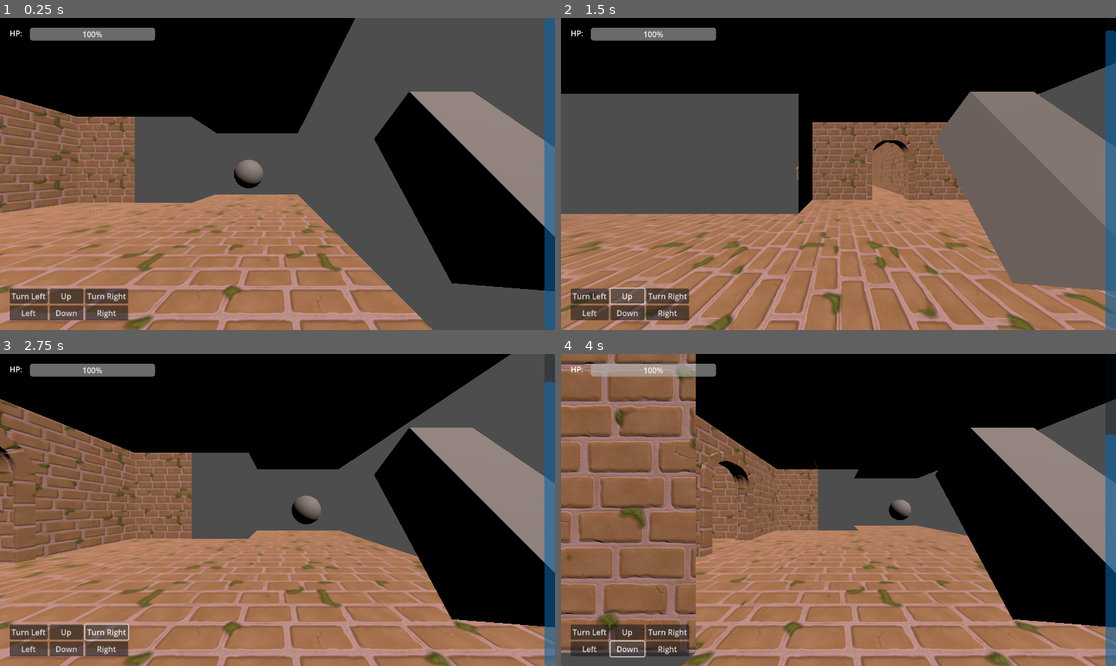
Above: before the commit, frames 1-4 (two rows, left to right).
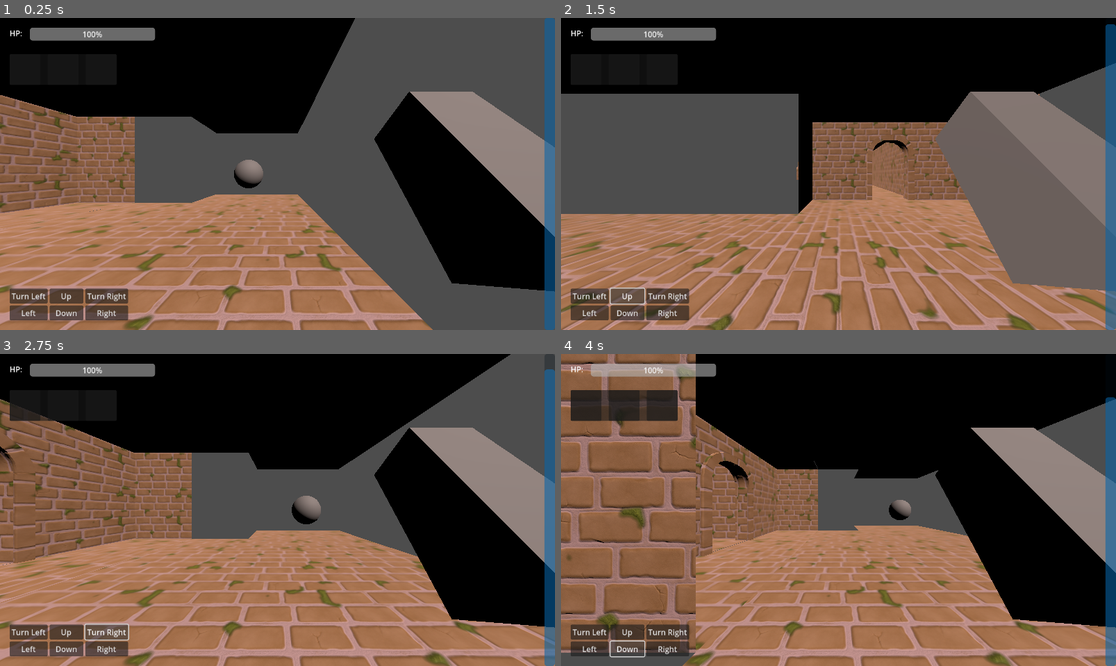
Above: after the commit, the same moments.

Repository: LegandGame/Dungeon-Crawler-Jam-2025
Game: Godot game, scene res://Environment/test_scene.tscn
Two runs of this game, one before a commit and one after it. Both use one fixed random seed, a clock stepped at 60 frames per second and the inputs below.
Inputs:
- Up to frame 1 (0.25 s): no input
- Up to frame 2 (1.5 s): click "Turn Left" at 0.5 s; click "Up" at 1.25 s
- Up to frame 3 (2.75 s): click "Turn Right" at 2 s
- Up to frame 4 (4 s): click "Left" at 2.75 s; click "Down" at 3.5 s

The runs differ from the first frame. In frame 2, less than 0.1% of the frame differs, in the area x 98-100%, y 2-5%; in frame 3, 0.3%; in frame 4, 2.1%, in the area x 1-100%, y 11-27%.

Commit message:
Inventory Setup

Diff:
--- a/Common/Globs.gd
+++ b/Common/Globs.gd
@@ -2,5 +2,5 @@
 
 const TILEWIDTH  : int = 2
 const TIME_REMAINING_MAX: int = 100
-const TIME_REMAINING_LOWER: int = 5
-const TIME_REMAINING_UPPER: int = 15
+const TIME_REMAINING_LOWER: int = 1
+const TIME_REMAINING_UPPER: int = 5
--- /dev/null
+++ b/Entites/Item/save1.tres
@@ -0,0 +1,11 @@
+[gd_resource type="Resource" script_class="ItemData" load_steps=3 format=3 uid="uid://ctrft8bsv62iu"]
+
+[ext_resource type="Script" uid="uid://c4nxppmxu4tok" path="res://UI/Inventory/item_data.gd" id="1_sp6sr"]
+[ext_resource type="Texture2D" uid="uid://rsfw0geh1jje" path="res://Assets/Icons/key_blue.png" id="2_jnsql"]
+
+[resource]
+script = ExtResource("1_sp6sr")
+name = ""
+stackable = false
+texture = ExtResource("2_jnsql")
+metadata/_custom_type_script = "uid://c4nxppmxu4tok"
--- a/Entites/player/player.gd
+++ b/Entites/player/player.gd
@@ -10,6 +10,9 @@
 @onready var hurtBox : Hurtbox = $Hurtbox
 @onready var health : Health = $Health
 @onready var animPlayer : AnimationPlayer = $AnimationPlayer
+
+@export var inventory_data: InventoryData
+
 
 var tween
 var speed : int = 1
--- a/Entites/player/player.tscn
+++ b/Entites/player/player.tscn
@@ -1,11 +1,63 @@
-[gd_scene load_steps=11 format=3 uid="uid://sdyq6qh25kh"]
+[gd_scene load_steps=12 format=3 uid="uid://sdyq6qh25kh"]
 
 [ext_resource type="Script" uid="uid://dgwt86b6f81mk" path="res://Entites/Player/player.gd" id="1_37ufg"]
+[ext_resource type="Resource" uid="uid://ba781d0cwvnab" path="res://UI/Inventory/inventory.tres" id="2_hl2d4"]
 [ext_resource type="Script" uid="uid://c5snw17oe722c" path="res://Common/Health Component/health_component.gd" id="3_37ufg"]
 [ext_resource type="Script" uid="uid://dnf2o5uulaeks" path="res://Common/Hurtbox Component/hurtbox_component.gd" id="3_ty0ra"]
 [ext_resource type="Script" uid="uid://b5u1gexby67pj" path="res://Common/Hitbox Component/hitbox_component.gd" id="4_44cjr"]
 
 [sub_resource type="BoxShape3D" id="BoxShape3D_37ufg"]
+
+[sub_resource type="Animation" id="Animation_44cjr"]
+length = 0.001
+tracks/0/type = "value"
+tracks/0/imported = false
+tracks/0/enabled = true
+tracks/0/path = NodePath(".:is_attacking")
+tracks/0/interp = 1
+tracks/0/loop_wrap = true
+tracks/0/keys = {
+"times": PackedFloat32Array(0),
+"transitions": PackedFloat32Array(1),
+"update": 1,
+"values": [false]
+}
+tracks/1/type = "value"
+tracks/1/imported = false
+tracks/1/enabled = true
+tracks/1/path = NodePath("Weapon Hitbox:monitoring")
+tracks/1/interp = 1
+tracks/1/loop_wrap = true
+tracks/1/keys = {
+"times": PackedFloat32Array(0),
+"transitions": PackedFloat32Array(1),
+"update": 1,
+"values": [false]
+}
+tracks/2/type = "value"
+tracks/2/imported = false
+tracks/2/enabled = true
+tracks/2/path = NodePath("Weapon Hitbox:monitorable")
+tracks/2/interp = 1
+tracks/2/loop_wrap = true
+tracks/2/keys = {
+"times": PackedFloat32Array(0),
+"transitions": PackedFloat32Array(1),
+"update": 1,
+"values": [false]
+}
+tracks/3/type = "value"
+tracks/3/imported = false
+tracks/3/enabled = true
+tracks/3/path = NodePath("Weapon Mesh:position")
+tracks/3/interp = 1
+tracks/3/loop_wrap = true
+tracks/3/keys = {
+"times": PackedFloat32Array(0),
+"transitions": PackedFloat32Array(1),
+"update": 0,
+"values": [Vector3(0.520496, 0, -0.400381)]
+}
 
 [sub_resource type="Animation" id="Animation_glp6g"]
 resource_name = "attack"
@@ -59,57 +111,6 @@
 "values": [Vector3(0.520496, 0, -0.400381), Vector3(-0.762388, 0, -0.400381), Vector3(0.52, 0, -0.4)]
 }
 
-[sub_resource type="Animation" id="Animation_44cjr"]
-length = 0.001
-tracks/0/type = "value"
-tracks/0/imported = false
-tracks/0/enabled = true
-tracks/0/path = NodePath(".:is_attacking")
-tracks/0/interp = 1
-tracks/0/loop_wrap = true
-tracks/0/keys = {
-"times": PackedFloat32Array(0),
-"transitions": PackedFloat32Array(1),
-"update": 1,
-"values": [false]
-}
-tracks/1/type = "value"
-tracks/1/imported = false
-tracks/1/enabled = true
-tracks/1/path = NodePath("Weapon Hitbox:monitoring")
-tracks/1/interp = 1
-tracks/1/loop_wrap = true
-tracks/1/keys = {
-"times": PackedFloat32Array(0),
-"transitions": PackedFloat32Array(1),
-"update": 1,
-"values": [false]
-}
-tracks/2/type = "value"
-tracks/2/imported = false
-tracks/2/enabled = true
-tracks/2/path = NodePath("Weapon Hitbox:monitorable")
-tracks/2/interp = 1
-tracks/2/loop_wrap = true
-tracks/2/keys = {
-"times": PackedFloat32Array(0),
-"transitions": PackedFloat32Array(1),
-"update": 1,
-"values": [false]
-}
-tracks/3/type = "value"
-tracks/3/imported = false
-tracks/3/enabled = true
-tracks/3/path = NodePath("Weapon Mesh:position")
-tracks/3/interp = 1
-tracks/3/loop_wrap = true
-tracks/3/keys = {
-"times": PackedFloat32Array(0),
-"transitions": PackedFloat32Array(1),
-"update": 0,
-"values": [Vector3(0.520496, 0, -0.400381)]
-}
-
 [sub_resource type="AnimationLibrary" id="AnimationLibrary_44cjr"]
 _data = {
 &"RESET": SubResource("Animation_44cjr"),
@@ -123,6 +124,7 @@
 
 [node name="player" type="Node3D" groups=["player"]]
 script = ExtResource("1_37ufg")
+inventory_data = ExtResource("2_hl2d4")
 
 [node name="Camera3D" type="Camera3D" parent="."]
 current = true
--- /dev/null
+++ b/Environment/inventory_interface.gd
@@ -0,0 +1,6 @@
+extends Control
+
+@onready var inventory: PanelContainer = $Inventory
+
+func set_player_inventory_data(inventory_data: InventoryData) -> void:
+	inventory.set_inventory_data(inventory_data)
--- a/Environment/test_scene.gd
+++ b/Environment/test_scene.gd
@@ -6,6 +6,7 @@
 
 @onready var movementUI := $"HUD/Movement UI"
 @onready var player := $player
+@onready var inventory: PanelContainer = $HUD/Inventory
 
 func _ready():
 	player.player_HealthChange.connect($"HUD/HP UI/HP Bar".update_with_tween)
@@ -16,7 +17,7 @@
 	movementUI.movement_UI_Pressed_R.connect(player.moveRight)
 	movementUI.movement_UI_Pressed_rL.connect(player.rotateLeft)
 	movementUI.movement_UI_Pressed_rR.connect(player.rotateRight)
-
+	inventory.set_inventory_data(player.inventory_data)
 
 func _input(event: InputEvent) -> void:
 	if event is InputEventMouseMotion:
@@ -43,4 +44,4 @@
 	timeRemaining -= randi_range(Globs.TIME_REMAINING_LOWER,Globs.TIME_REMAINING_UPPER)
 	$HUD.update_with_tween(Globs.TIME_REMAINING_MAX, timeRemaining)
 	if timeRemaining <= 0:
-		$Pause/GameOverMenu.gameover()
+		$Screens/GameOverMenu.gameover()
--- a/Environment/test_scene.tscn
+++ b/Environment/test_scene.tscn
@@ -1,6 +1,6 @@
-[gd_scene load_steps=13 format=3 uid="uid://lfwam0gb06br"]
+[gd_scene load_steps=14 format=3 uid="uid://lfwam0gb06br"]
 
-[ext_resource type="PackedScene" uid="uid://sdyq6qh25kh" path="res://Entites/player/player.tscn" id="1_c06ff"]
+[ext_resource type="PackedScene" uid="uid://sdyq6qh25kh" path="res://Entites/Player/player.tscn" id="1_c06ff"]
 [ext_resource type="Script" uid="uid://c31kh8h8m8ftc" path="res://Environment/test_scene.gd" id="1_v1n0n"]
 [ext_resource type="PackedScene" uid="uid://c1r5j1f33knm" path="res://Entites/Hostage/hostage.tscn" id="3_gbjsn"]
 [ext_resource type="Script" uid="uid://brwgb3jucspw5" path="res://UI/HUD/hp_bar.gd" id="4_1ctfe"]
@@ -8,6 +8,7 @@
 [ext_resource type="Script" uid="uid://dw4htn6xntn3t" path="res://UI/HUD/hud.gd" id="5_fvnsb"]
 [ext_resource type="Script" uid="uid://thhhk4qd7l8b" path="res://UI/HUD/movement_ui.gd" id="5_gqipa"]
 [ext_resource type="MeshLibrary" uid="uid://brxlkwk3b3gar" path="res://Assets/Models/dungeon_tiles.tres" id="7_gbb08"]
+[ext_resource type="PackedScene" uid="uid://blu3qvqm7gegr" path="res://UI/Inventory/inventory.tscn" id="8_mm60m"]
 [ext_resource type="PackedScene" uid="uid://ddgeybu0nfdaa" path="res://UI/Game Over Menu/gameover_menu.tscn" id="9_5b75d"]
 [ext_resource type="PackedScene" uid="uid://co2j7rusbpalw" path="res://UI/Pause Menu/pause_menu.tscn" id="9_pma81"]
 
@@ -137,6 +138,12 @@
 fill_mode = 3
 show_percentage = false
 
+[node name="Inventory" parent="HUD" instance=ExtResource("8_mm60m")]
+offset_left = 20.0
+offset_top = 75.0
+offset_right = 40.416
+offset_bottom = 94.912
+
 [node name="GridMap1" type="GridMap" parent="."]
 mesh_library = ExtResource("7_gbb08")
 cell_center_y = false
@@ -147,8 +154,8 @@
 }
 metadata/_editor_floor_ = Vector3(0, 0, 0)
 
-[node name="Pause" type="CanvasLayer" parent="."]
+[node name="Screens" type="CanvasLayer" parent="."]
 
-[node name="GameOverMenu" parent="Pause" instance=ExtResource("9_5b75d")]
+[node name="GameOverMenu" parent="Screens" instance=ExtResource("9_5b75d")]
 
-[node name="PauseMenu" parent="Pause" instance=ExtResource("9_pma81")]
+[node name="PauseMenu" parent="Screens" instance=ExtResource("9_pma81")]
--- /dev/null
+++ b/UI/Inventory/inventory.gd
@@ -0,0 +1,19 @@
+extends PanelContainer
+
+const SLOT = preload("res://UI/Inventory/slot.tscn")
+
+@onready var item_grid: HBoxContainer = $MarginContainer/HBoxContainer
+
+func set_inventory_data(inventory_data: InventoryData) -> void:
+	populate_item_grid(inventory_data.slot_datas)
+
+func populate_item_grid(slot_datas: Array[SlotData]) -> void:
+	for child in item_grid.get_children():
+		child.queue_free()
+
+	for slot_data in slot_datas:
+		var slot = SLOT.instantiate()
+		item_grid.add_child(slot)
+
+		if slot_data:
+			slot.set_slot_data(slot_data)
--- /dev/null
+++ b/UI/Inventory/inventory.tres
@@ -0,0 +1,9 @@
+[gd_resource type="Resource" script_class="InventoryData" load_steps=3 format=3 uid="uid://ba781d0cwvnab"]
+
+[ext_resource type="Script" uid="uid://fgm5ft7yvxu" path="res://UI/Inventory/inventory_data.gd" id="1_ryey0"]
+[ext_resource type="Script" uid="uid://c5p2fq2cw5uwe" path="res://UI/Inventory/slot_data.gd" id="2_2jcu7"]
+
+[resource]
+script = ExtResource("1_ryey0")
+slot_datas = Array[ExtResource("2_2jcu7")]([null, null, null])
+metadata/_custom_type_script = "uid://fgm5ft7yvxu"
--- /dev/null
+++ b/UI/Inventory/inventory.tscn
@@ -0,0 +1,15 @@
+[gd_scene load_steps=2 format=3 uid="uid://blu3qvqm7gegr"]
+
+[ext_resource type="Script" uid="uid://bpr6xnu5xl44b" path="res://UI/Inventory/inventory.gd" id="1_ym3yg"]
+
+[node name="Inventory" type="PanelContainer"]
+offset_right = 40.0
+offset_bottom = 40.0
+script = ExtResource("1_ym3yg")
+
+[node name="MarginContainer" type="MarginContainer" parent="."]
+layout_mode = 2
+
+[node name="HBoxContainer" type="HBoxContainer" parent="MarginContainer"]
+layout_mode = 2
+theme_override_constants/separation = 15
--- /dev/null
+++ b/UI/Inventory/inventory_data.gd
@@ -0,0 +1,4 @@
+extends Resource
+class_name InventoryData
+
+@export var slot_datas: Array[SlotData]
--- /dev/null
+++ b/UI/Inventory/item_data.gd
@@ -0,0 +1,6 @@
+extends Resource
+class_name ItemData
+
+@export var name: String = ""
+@export var stackable: bool = false
+@export var texture: Texture
--- /dev/null
+++ b/UI/Inventory/slot.gd
@@ -0,0 +1,12 @@
+extends PanelContainer
+
+@onready var texture_rect: TextureRect = $MarginContainer/TextureRect
+@onready var quantity: Label = $Quantity
+
+
+func set_slot_data(slot_data: SlotData) -> void:
+	var item_data = slot_data.item_data
+	texture_rect.texture = item_data.texture
+	if slot_data.quantity > 1:
+		quantity.text = "x%s" % slot_data.quantity
+		quantity.show()
--- /dev/null
+++ b/UI/Inventory/slot.tscn
@@ -0,0 +1,29 @@
+[gd_scene load_steps=2 format=3 uid="uid://fj0kbxqpchli"]
+
+[ext_resource type="Script" uid="uid://cqmjp56q5w8" path="res://UI/Inventory/slot.gd" id="1_psfh5"]
+
+[node name="Slot" type="PanelContainer"]
+custom_minimum_size = Vector2(64, 64)
+offset_right = 40.0
+offset_bottom = 40.0
+script = ExtResource("1_psfh5")
+
+[node name="MarginContainer" type="MarginContainer" parent="."]
+layout_mode = 2
+theme_override_constants/margin_left = 4
+theme_override_constants/margin_top = 4
+theme_override_constants/margin_right = 4
+theme_override_constants/margin_bottom = 4
+
+[node name="TextureRect" type="TextureRect" parent="MarginContainer"]
+layout_mode = 2
+expand_mode = 1
+stretch_mode = 5
+
+[node name="Quantity" type="Label" parent="."]
+visible = false
+layout_mode = 2
+size_flags_horizontal = 8
+size_flags_vertical = 0
+theme_override_font_sizes/font_size = 16
+text = "99"
--- /dev/null
+++ b/UI/Inventory/slot_data.gd
@@ -0,0 +1,10 @@
+extends Resource
+class_name SlotData
+
+@export var item_data: ItemData
+@export_range(1,10) var quantity: int = 1: set = set_quantity
+
+func set_quantity(value: int) -> void:
+	quantity = value
+	if quantity >=1 and not item_data.stackable:
+		quantity = 1
Binary file added: Assets/Icons/key_blue.png
Not shown, added: Assets/Icons/key_blue.png.import
Binary file added: Assets/Icons/key_green.png
Not shown, added: Assets/Icons/key_green.png.import
Binary file added: Assets/Icons/key_red.png
Not shown, added: Assets/Icons/key_red.png.import
Binary file added: Assets/Icons/key_silver.png
Not shown, added: Assets/Icons/key_silver.png.import
Not shown, added: Environment/inventory_interface.gd.uid
Not shown, added: UI/Inventory/inventory.gd.uid
Not shown, added: UI/Inventory/inventory_data.gd.uid
Not shown, added: UI/Inventory/item_data.gd.uid
(and 2 more such lines)
